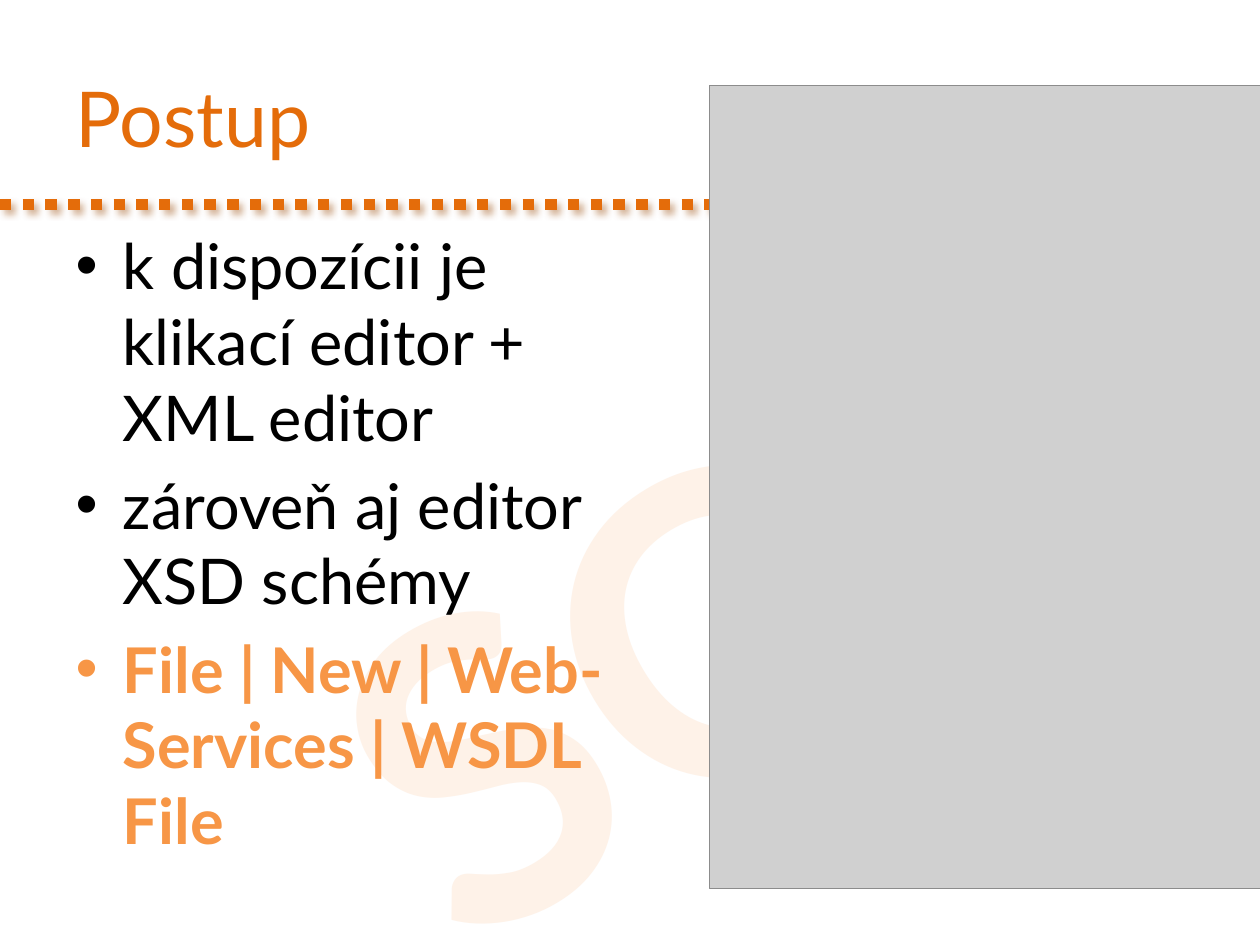
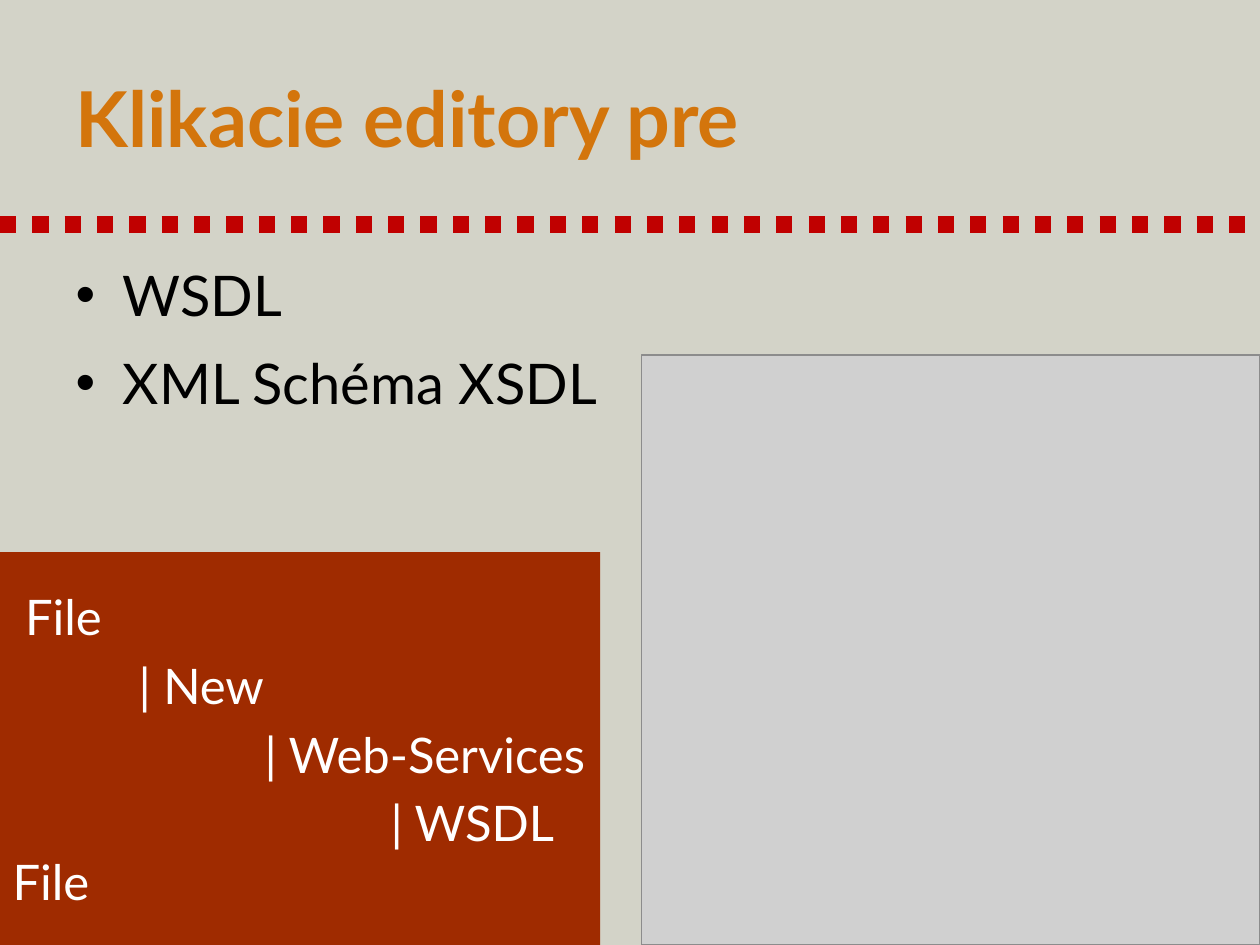
Before and after one commit to novotnyr/kopr-portal, a slide deck: slide 54 of content/soap-web-services/kopr-soap-web-services.pptx (slide 44 before the commit). Drawn at 1260x945 pixels with LibreOffice and Linux fonts; fonts in the diff are those of the drawing; grey boxes stand for pictures. Boxes give left, top, right and bottom in pixels: in the first picture for what was removed or moved away, otherwise in the second. Text is boxed around its words. In the diff, an @@ line names an element or a change of style, - is before the commit and + after.

Commit message:
Slajdy k SOAP aktualizovane do 2022

```diff
--- a/content/soap-web-services/kopr-soap-web-services.pptx
+++ b/content/soap-web-services/kopr-soap-web-services.pptx
@@ background #FFFFFF to #D3D3C8 @@
@@ text removed at (233,65,1260,945) @@
-SOAP
@@ title at (76,90,739,160): text changed; text colour #E46C0A to #D3750C; bold on @@
-Postup
+Klikacie editory pre
@@ line moved from (0, 204) - (1260, 204) to (0, 224) - (1260, 224) @@
@@ line (0, 224) - (1260, 224): stroke #E46C0A 6.5 pt dashed to #C00000 9.25 pt dashed @@
@@ text at (123,275,597,405): text changed; size 36 to 32 pt @@
-• k dispozícii je klikací editor + XML editor
-• zároveň aj editor XSD schémy
-• File | New | Web-Services | WSDL File
+• WSDL
+• XML Schéma XSDL
@@ picture: place and size @@
-picture at (709,86,1260,888)
+picture at (641,355,1260,945)
@@ rectangle added at (0,552,600,945), fill #9F2B00, 28 pt, text #FFFFFF @@
+File
+| New
+| Web-Services
+| WSDL File
```
Also in this commit, not shown: 42 other slides changed, 18 slides added, 40 slides removed, 1 other file.
